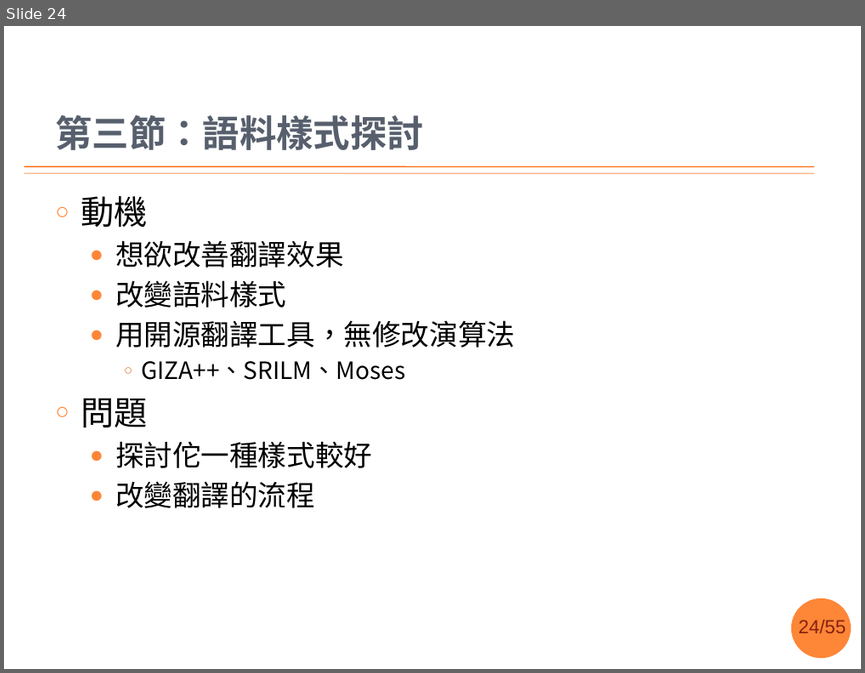
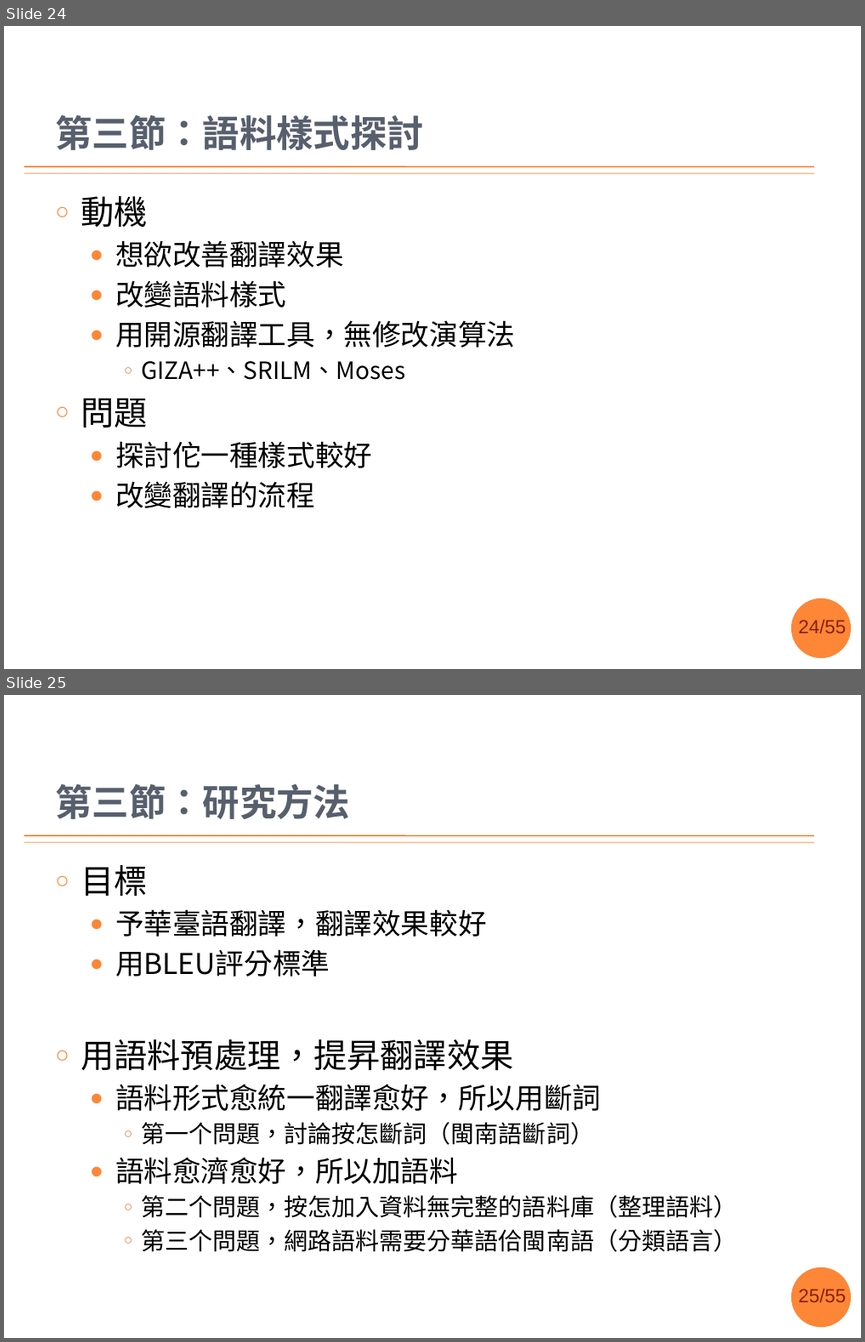
Before and after one commit to sih4sing5hong5/po3-ko3_tau5-iann2-phinn3, a slide deck: 翻譯報告.pptx. Shown one above the other, each under a label of ours: slide 24 before the commit, slides 24 and 25 after it. The pictures are 865x673 and 865x1342 pixels, drawn with LibreOffice and Linux fonts; fonts in the diff are those of the drawing; background and template pictures are left out. Boxes give left, top, right and bottom in pixels: in the first picture for what was removed or moved away, otherwise in the second. Text is boxed around its words. In the diff, an @@ line names an element or a change of style, - is before the commit and + after.

Commit message:
照張俊盛老師講的，共問題佮方法分出來 丞宏

```diff
--- a/翻譯報告.pptx
+++ b/翻譯報告.pptx
@@ slide 25 added at [4,695,861,1338], background #FFFFFF; not listed: 4 template elements that a slide beside it also shows @@
@@ title added at [55,784,350,819], 31 pt, text #575F6D, bold @@
+第三節：研究方法
@@ text added at [81,865,737,1252], 20 pt, text #000000 @@
+○ 目標
+  ● 予華臺語翻譯，翻譯效果較好
+  ● 用BLEU評分標準
+○ 用語料預處理，提昇翻譯效果
+  ● 語料形式愈統一翻譯愈好，所以用斷詞
+    ○ 第一个問題，討論按怎斷詞（閩南語斷詞）
+  ● 語料愈濟愈好，所以加語料
+    ○ 第二个問題，按怎加入資料無完整的語料庫（整理語料）
+    ○ 第三个問題，網路語料需要分華語佮閩南語（分類語言）
```
Also in this commit, not shown: 12 slides changed, 6 other slides added.
